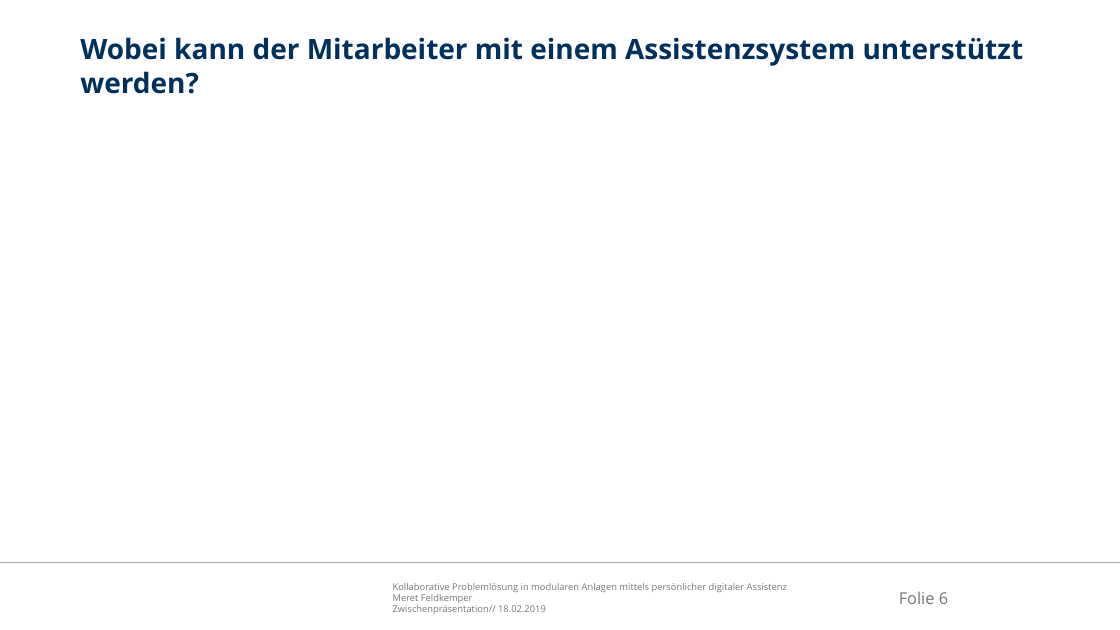
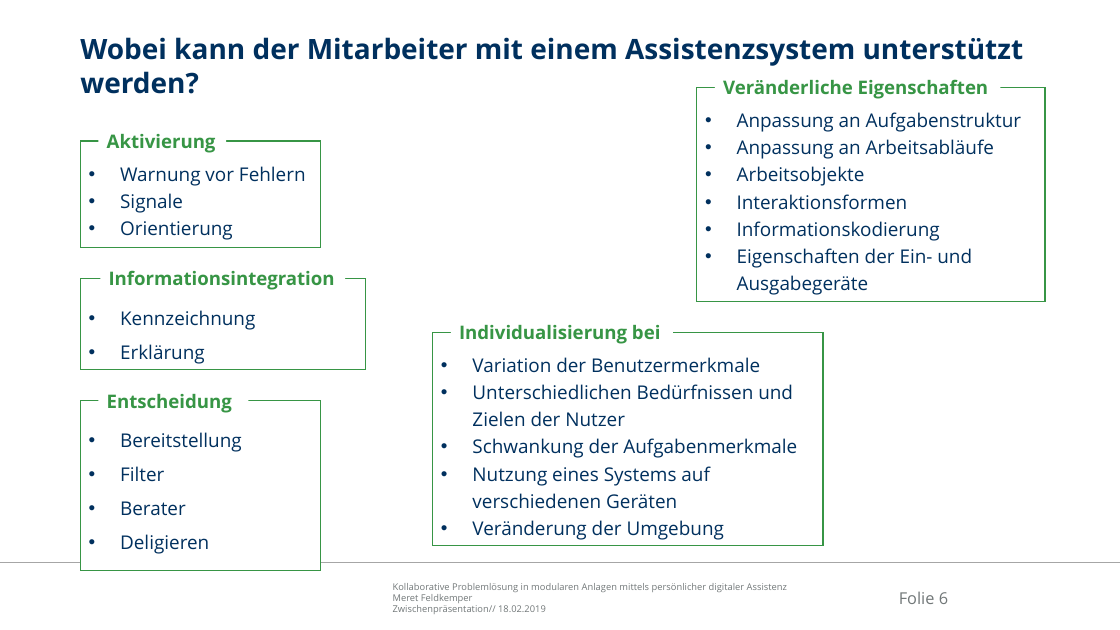
Before and after one commit to Ral3007/Diplomarbeit, a slide deck: slide 6 of Dokumente/Präsentationen/2019-04-29_DA_Feldkemper_Probeverteidigung.pptx. Drawn at 1120x630 pixels with LibreOffice and Linux fonts; fonts in the diff are those of the drawing; background and template pictures are left out. Boxes give left, top, right and bottom in pixels: in the first picture for what was removed or moved away, otherwise in the second. Text is boxed around its words. In the diff, an @@ line names an element or a change of style, - is before the commit and + after.

```diff
--- a/Dokumente/Präsentationen/2019-04-29_DA_Feldkemper_Probeverteidigung.pptx
+++ b/Dokumente/Präsentationen/2019-04-29_DA_Feldkemper_Probeverteidigung.pptx
@@ rectangle added at [697, 87, 1046, 301], fill #FFFFFF, outline #379545 1 pt, 16.2 pt, text #00305E @@
+• Anpassung an Aufgabenstruktur
+• Anpassung an Arbeitsabläufe
+• Arbeitsobjekte
+• Interaktionsformen
+• Informationskodierung
+• Eigenschaften der Ein- und Ausgabegeräte
@@ text added at [723, 79, 989, 99], 16 pt, text #379545, bold @@
+Veränderliche Eigenschaften
@@ rectangle added at [81, 141, 321, 248], fill #FFFFFF, outline #379545 1 pt, 16.2 pt, text #00305E @@
+• Warnung vor Fehlern
+• Signale
+• Orientierung
@@ text added at [107, 134, 216, 153], 16 pt, text #379545, bold @@
+Aktivierung
@@ rectangle added at [81, 279, 365, 371], fill #FFFFFF, outline #379545 1 pt, 16.2 pt, text #00305E @@
+• Kennzeichnung
+• Erklärung
@@ text added at [109, 270, 335, 290], 16 pt, text #379545, bold @@
+Informationsintegration
@@ text added at [459, 325, 660, 344], 16 pt, text #379545, bold @@
+Individualisierung bei
@@ rectangle added at [433, 332, 823, 545], fill #FFFFFF, outline #379545 1 pt, 16.2 pt, text #00305E @@
+• Variation der Benutzermerkmale
+• Unterschiedlichen Bedürfnissen und Zielen der Nutzer
+• Schwankung der Aufgabenmerkmale
+• Nutzung eines Systems auf verschiedenen Geräten
+• Veränderung der Umgebung
@@ rectangle added at [81, 401, 321, 571], fill #FFFFFF, outline #379545 1 pt, 16.2 pt, text #00305E @@
+• Bereitstellung
+• Filter
+• Berater
+• Deligieren
@@ text added at [107, 394, 232, 413], 16 pt, text #379545, bold @@
+Entscheidung
```
Also in this commit, not shown: 6 other slides changed, 6 slides added, 1 slide removed, 22 other files.
